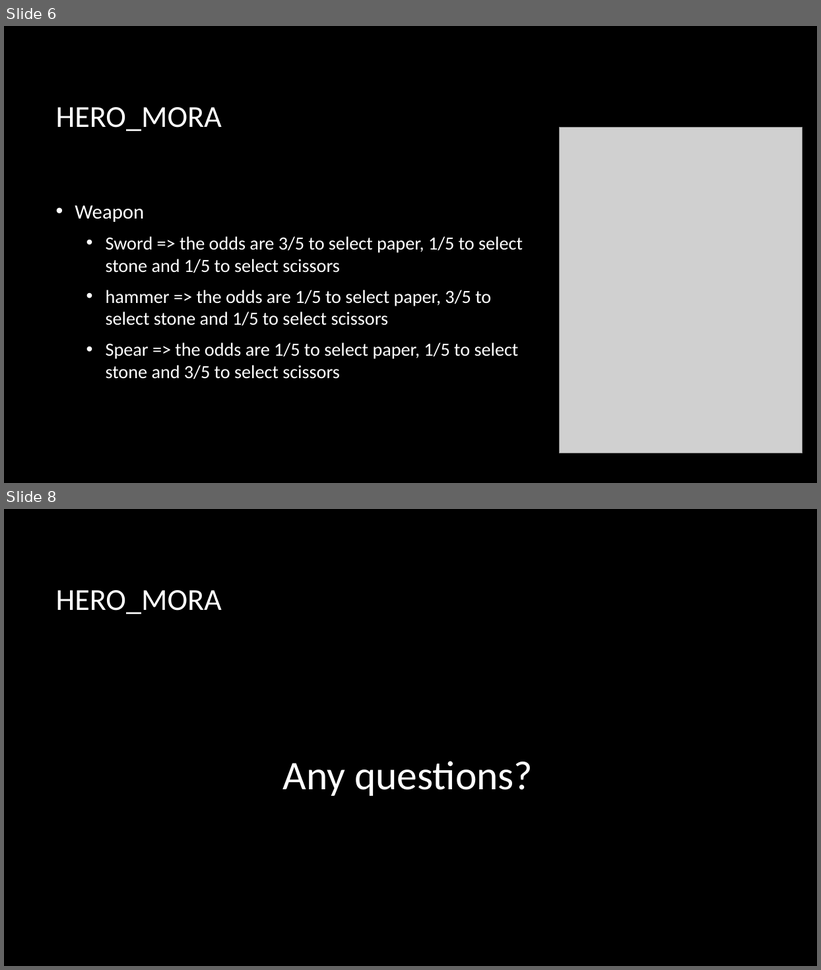
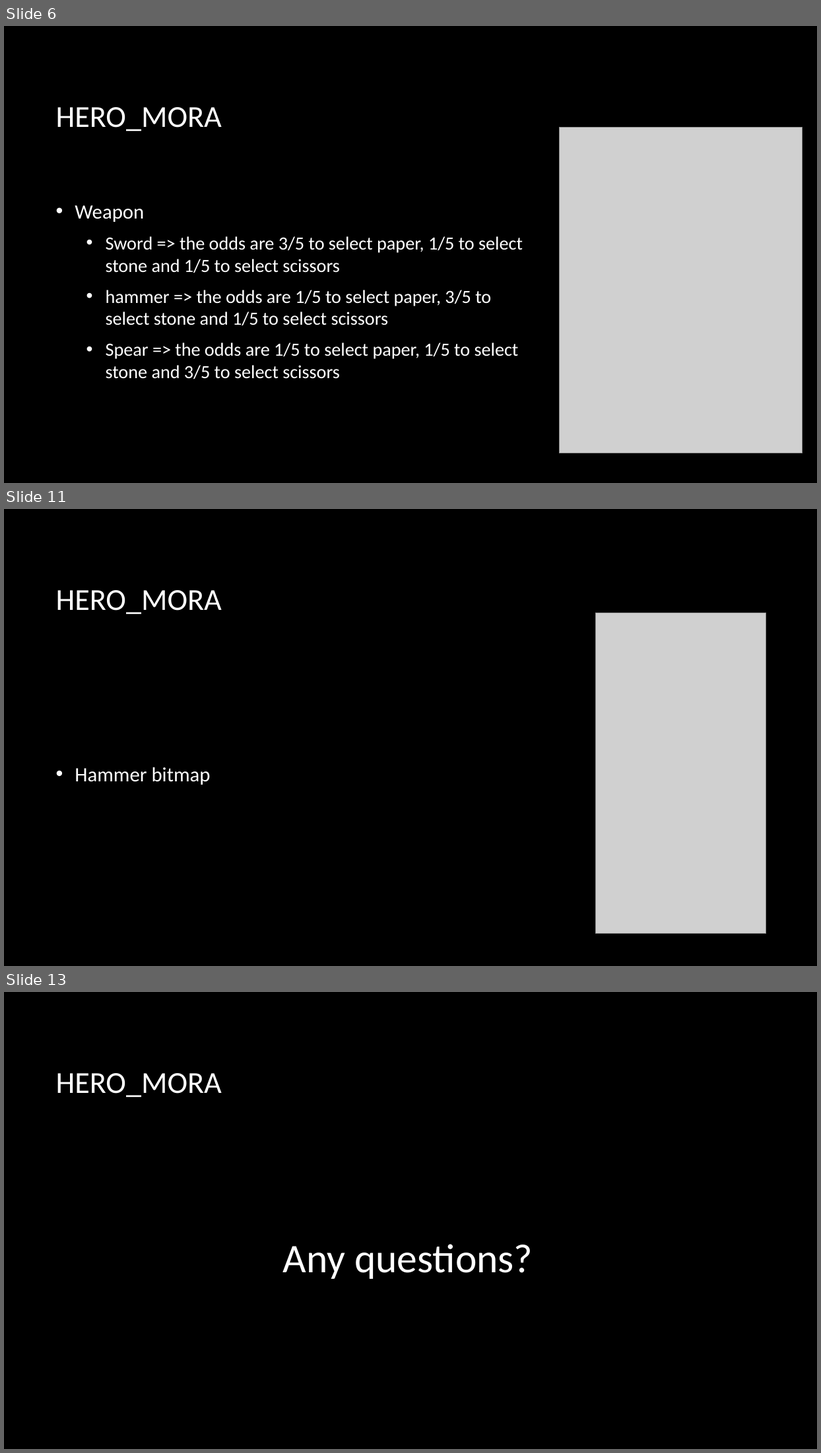
Before and after one commit to CaramelYo/Hero_Mora, a slide deck: Hero_Mora/bin/Release/Hero_Mora.pptx. Shown one above the other, each under a label of ours: slides 6 and 8 before the commit, slides 6, 11 and 13 after it; the slides between them are not shown. The pictures are 821x970 and 821x1453 pixels, drawn with LibreOffice and Linux fonts; fonts in the diff are those of the drawing; grey boxes stand for pictures; background and template pictures are left out. Boxes give left, top, right and bottom in pixels: in the first picture for what was removed or moved away, otherwise in the second. Text is boxed around its words. In the diff, an @@ line names an element or a change of style, - is before the commit and + after.

Commit message:
modified:   Hero_Mora/bin/Release/Hero_Mora.exe 	modified:   Hero_Mora/bin/Release/Hero_Mora.pptx give up the thought giving the bitmap.cs to students instead, update all bitmaps in ppt file

```diff
--- a/Hero_Mora/bin/Release/Hero_Mora.pptx
+++ b/Hero_Mora/bin/Release/Hero_Mora.pptx
@@ slide 11 added at <box>4,509,817,966</box>, background picture (left out) @@
@@ title added at <box>56,590,222,615</box>, 36 pt, text #FFFFFF @@
+HERO_MORA
@@ picture added at <box>596,613,766,934</box> @@
@@ text added at <box>75,767,211,785</box>, 24 pt, text #FFFFFF @@
+• Hammer bitmap
@@ what was slide 8 is now slide 13 @@
```
Also in this commit, not shown: 1 slide changed, 4 other slides added, 1 other file.
